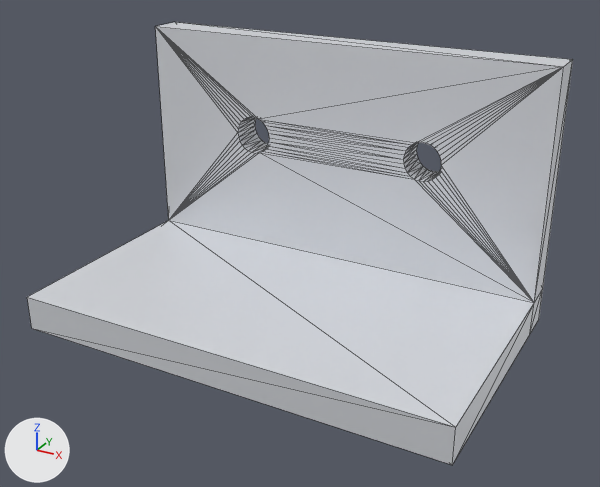
One commit to the glTF model e2e/demo/shots/forge/deliverables/l-bracket/l-bracket.glb: the scene before it, then after it.
Rendered twice from a camera (50 mm lens) standing at (133.4, -175.9, 93.7) and looking at (54.2, -31.9, 21.7). Lighting does not change. The marker at lower left points along +X, +Y and +Z. The first picture is the older version. Mesh edges are drawn as thin lines. Vertices at exactly the same position are counted once.

In view in the first picture: 'Archie · asset.make-l-bracket'.
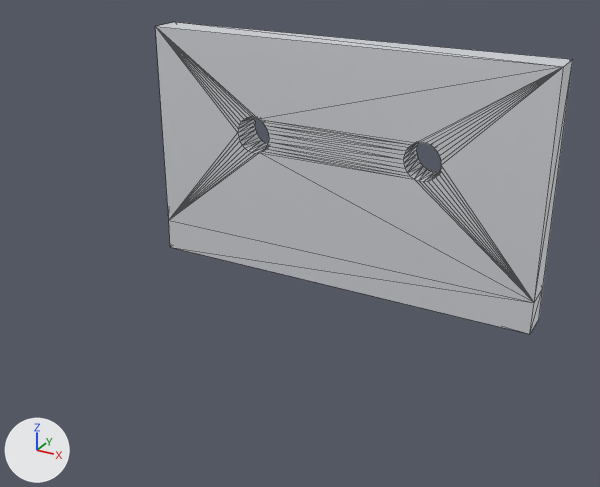
Pixel boxes [x1, y1, x2, y2] of what changed, in the pictures (600 x 487 px):
'Archie · asset.make-l-bracket', reshaped (23% narrower, 30% shorter): before [27, 22, 573, 465]; after [155, 22, 573, 334]
part 1 of me_mesh_0, cut back: before [27, 220, 534, 465]; after [169, 221, 534, 334]

The change, as a list of edits to the scene's bpy script:
```text
Change me_mesh_0:
    used by ob_archie___asset_make_l_bracket; location = (0.0, 0.0, 0.0)
    verts and faces of me_mesh_0; kept vertices keep their numbers, new ones are numbered from 120
    before: 1 (0.0, -8.0, 0.0), 3 (0.0, -8.0, 8.0) at pixel (168, 220), 5 (100.0, -8.0, 0.0) at pixel (529, 334), 6 (0.0, -60.0, 0.0) at pixel (31, 328), 7 (0.0, -60.0, 8.0) at pixel (27, 297)
    before: 11 (100.0, -8.0, 8.0) at pixel (534, 302), 12 (100.0, -60.0, 0.0) at pixel (452, 465), 13 (100.0, -60.0, 8.0) at pixel (455, 427)
    remove me_mesh_0.from_pydata(...)  # 120 vertices, 244 faces; spans x 0.0..100.0, y -60.0..0.0, z 0.0..60.0
    add me_mesh_0.from_pydata(...)  # 116 vertices, 236 faces; spans x 0.0..100.0, y -8.0..0.0, z 0.0..60.0
    me_mesh_0 part 1
    add delete_vertices([6, 7, 12, 13])  # with the faces that use them
    add faces += [(1, 11, 3), (1, 5, 11)]
```
